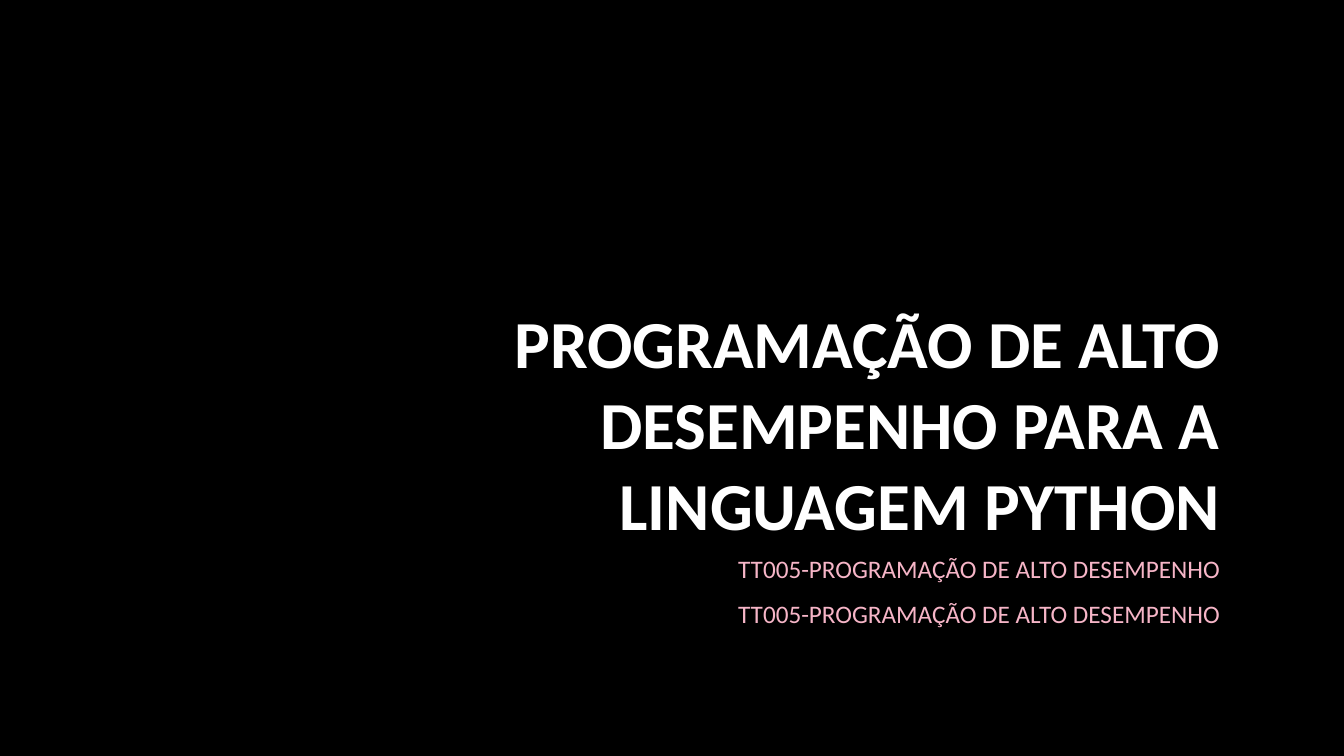
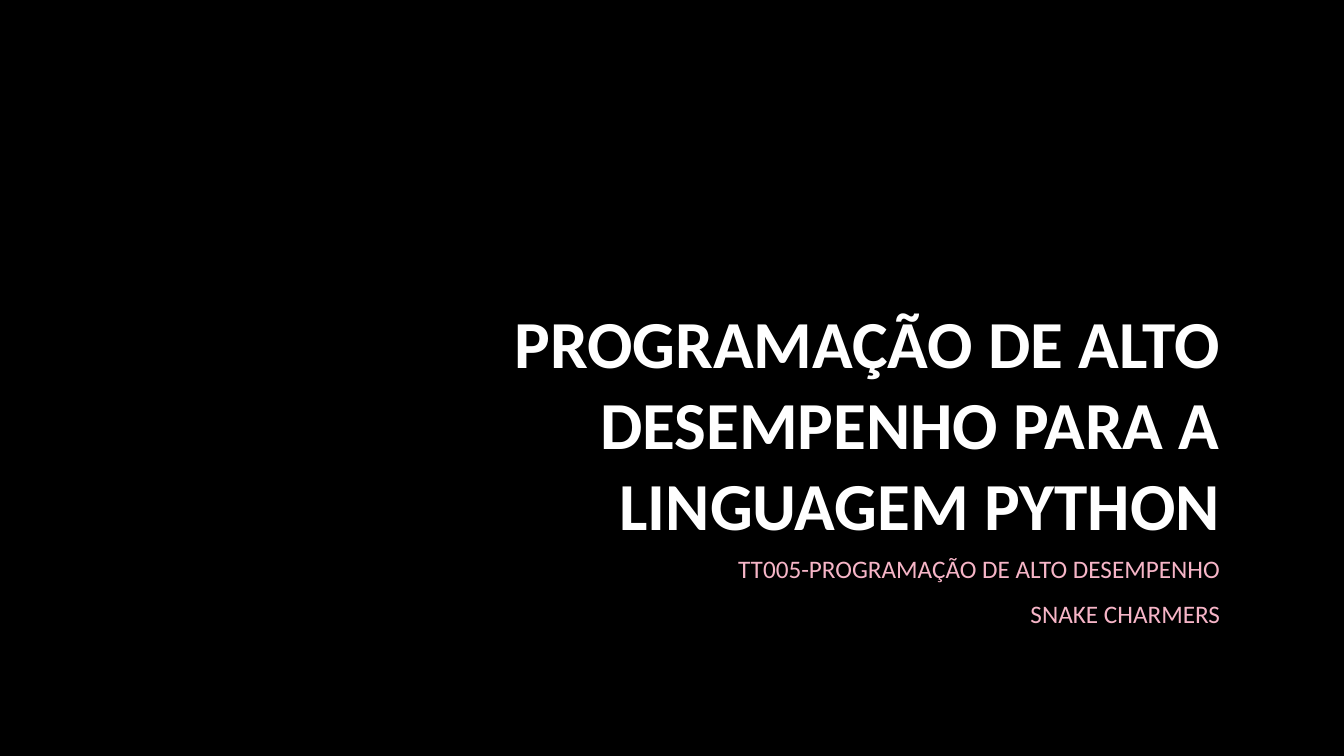
Before and after one commit to satoshi-eric/TT005-High_Performance_Computing, a slide deck: slide 1 of PAD para python/Programação de alto desempenho para a Linguagem python.pptx. Drawn at 1344x756 pixels with LibreOffice and Linux fonts; fonts in the diff are those of the drawing; background and template pictures are left out. Boxes give left, top, right and bottom in pixels: in the first picture for what was removed or moved away, otherwise in the second. Text is boxed around its words. In the diff, an @@ line names an element or a change of style, - is before the commit and + after.

Commit message:
att slides

```diff
--- a/PAD para python/Programação de alto desempenho para a Linguagem python.pptx
+++ b/PAD para python/Programação de alto desempenho para a Linguagem python.pptx
@@ subtitle at (1030, 606, 1220, 623): text changed @@
-TT005-PROGRAMAÇÃO DE ALTO DESEMPENHO
+SNAKE CHARMERS
```
Also in this commit, not shown: 1 slide added, 1 other file.
